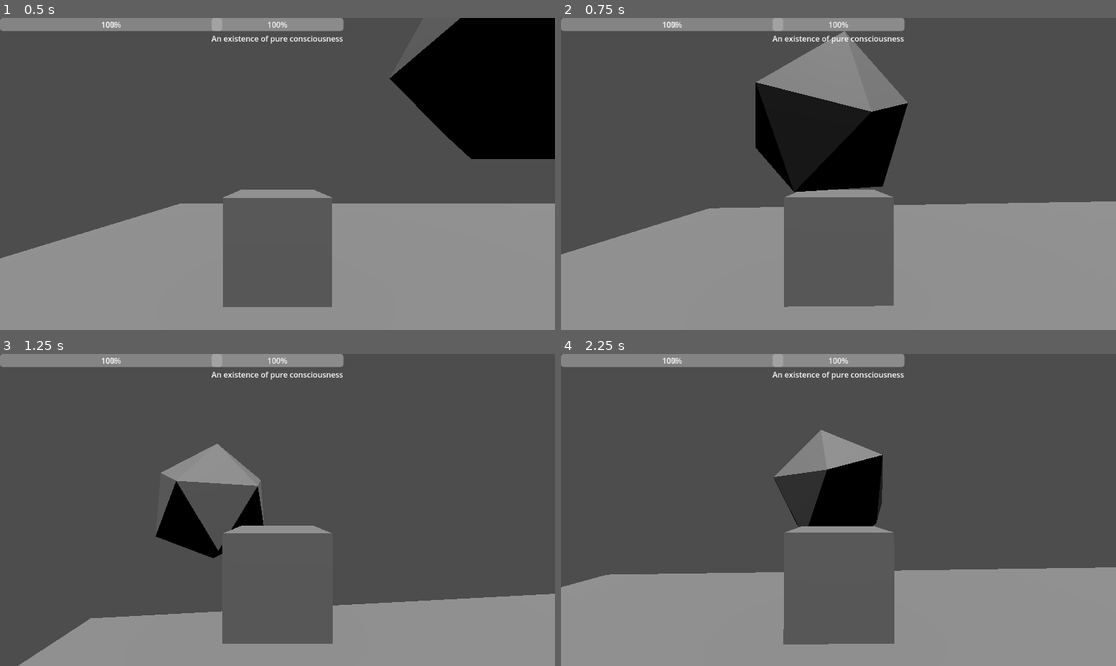
Above: before the commit, frames 1-4 (two rows, left to right).
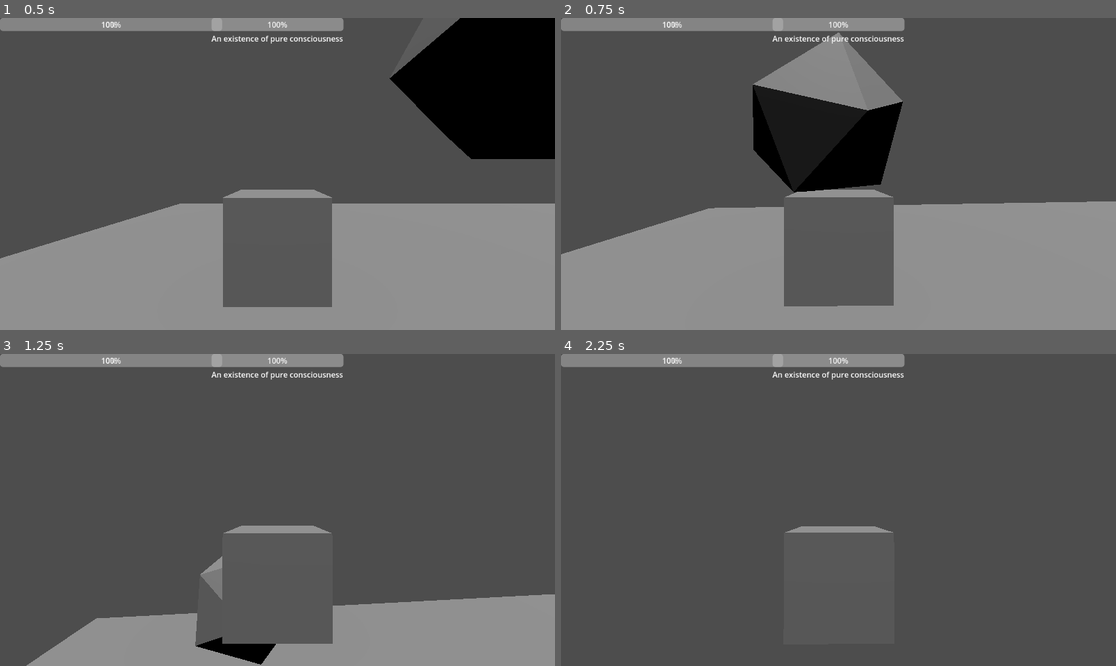
Above: after the commit, the same moments.

Repository: RavenRandomz/cube-extentialis-bossfight
Game: Godot game, scene res://testworld.tscn
Same seed, same stepped clock (60 frames per second), same inputs: the game is played once before the commit and once after it.
Inputs (mouse positions are in pixels of both pictures, inside the frame that each line leads up to):
- Up to frame 1 (0.5 s): no input
- Up to frame 2 (0.75 s): tap Enter at 0.5 s; move the mouse to (866, 174) at 0.52 s; press the mouse at (866, 174) at 0.53 s; hold W (player_forward) from 0.53 s (still down)
- Up to frame 3 (1.25 s): keep holding W (player_forward); tap Space (player_jump) at 0.77 s
- Up to frame 4 (2.25 s): keep holding W (player_forward); move the mouse to (810, 510) at 1.27 s; release the mouse at (810, 510) at 1.28 s; click (810, 510) at 1.35 s; tap Space (player_jump) at 1.52 s; move the mouse to (849, 503) at 2.02 s; hold Shift from 2.03 s (still down)

Frame 1 is identical in both runs. In frame 2, 0.8% of the frame differs, in the area x 0-96%, y 4-93%; in frame 3, 4.5%; in frame 4, 30%, in the area x 0-100%, y 24-100%.

Commit message:
Add cooldown bullet source

Diff:
--- a/scripts/basic_bullet_source.gd
+++ b/scripts/basic_bullet_source.gd
@@ -2,11 +2,25 @@
 extends Node3D
 
 @export var bullet_scene:PackedScene = preload("res://projectile/basic_bullet.tscn")
+@export var _cool_down:float = 0.1
+var _firing:bool = false
+
 
 func fire():
 	if Input.is_action_pressed("player_fire_bullet"):
 		var bullet: RigidBody3D = bullet_scene.instantiate()
 
-		bullet.global_position = global_position
-		bullet.transform.basis = global_transform.basis
-		get_tree().root.add_child(bullet)
+		if (not _firing):
+			_firing = true
+			bullet.global_position = global_position
+			bullet.transform.basis = global_transform.basis
+			get_tree().root.add_child(bullet)
+			await get_tree().create_timer(_cool_down).timeout
+			_firing = false
+
+
+func set_cooldown(cool_down:float):
+	_cool_down = cool_down
+
+func get_cooldown() -> float:
+	return _cool_down
